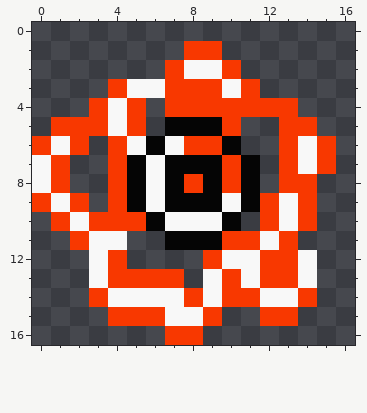
Pixel-art sprite, stored at sprites/images/sprJumpSpikeR_1.png. Above, as it was before the edit.
The file is 17x17 pixels.
Once edited:
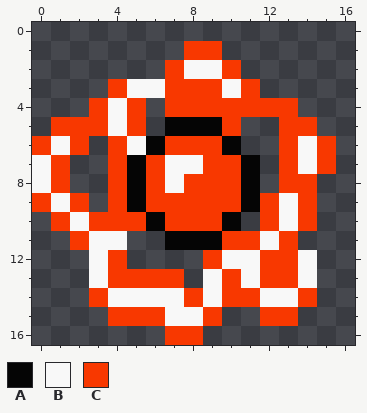
Palette (. is transparent): A #050505  B #f8f8f8  C #f83800
Changes in this commit:
Changed rows in their new state; - is an unchanged pixel.
first column x 6:
 6 -C---
 7 CBBC-
 8 CB-C-
 9 CCCCC
10 -CCC-
Boxes around the changes in both pictures, in picture pixels (x1, y1, x2, y2):
changed: (146, 136, 241, 231)
